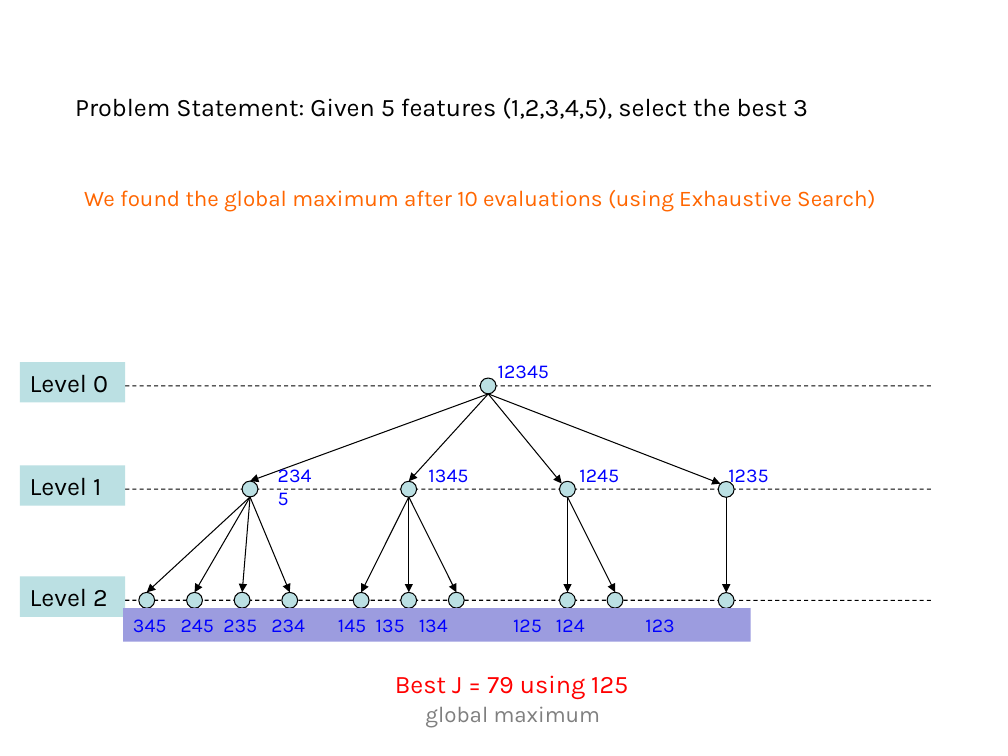
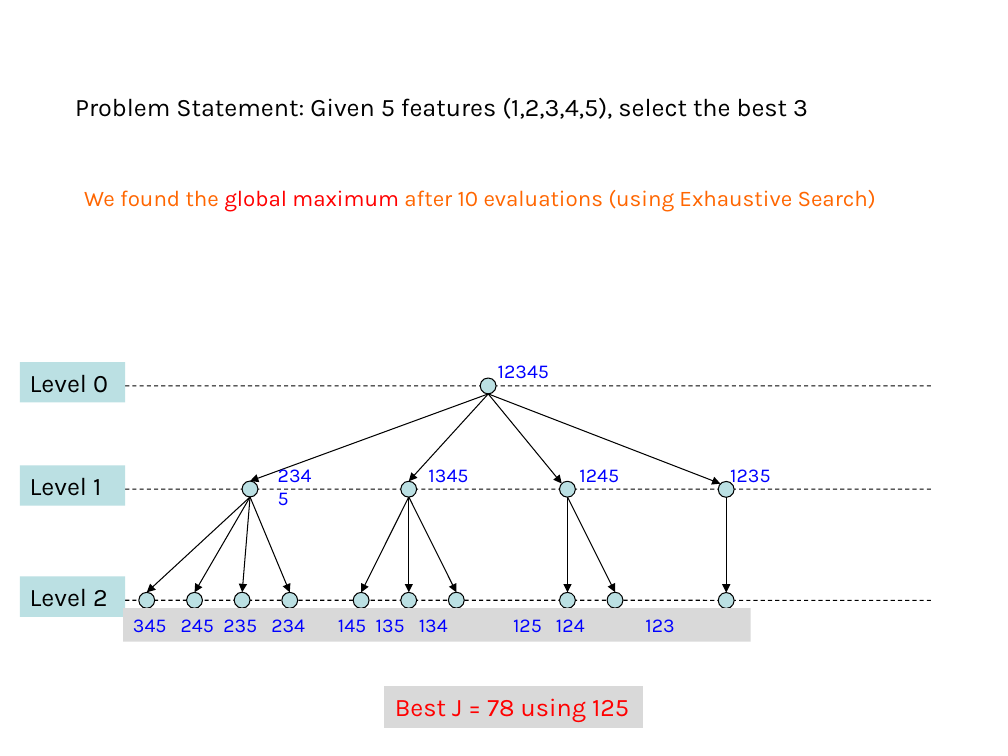
Before and after one commit to domingomery/patrones, a slide deck: slide 28 of clases/Cap03_Seleccion_de_Caracteristicas/presentations/PAT03_BranchAndBound.pptx (slide 23 before the commit). Drawn at 1008x756 pixels with LibreOffice and Linux fonts; fonts in the diff are those of the drawing. Boxes give left, top, right and bottom in pixels: in the first picture for what was removed or moved away, otherwise in the second. Text is boxed around its words. In the diff, an @@ line names an element or a change of style, - is before the commit and + after.

```diff
--- a/clases/Cap03_Seleccion_de_Caracteristicas/presentations/PAT03_BranchAndBound.pptx
+++ b/clases/Cap03_Seleccion_de_Caracteristicas/presentations/PAT03_BranchAndBound.pptx
@@ text "We found the global maximum ..." at [84, 190, 876, 212]: text colour #FF6600 to #FF0000 in "global maximum" @@
@@ rectangle "345 245 235 234 145 ..." at [123, 608, 751, 641]: fill #9C9CDF to #D9D9D9 @@
@@ rectangle "Best J = 78 using ...": place and size @@
-rectangle "Best J = 78 using ..." at [395, 675, 628, 700]
+rectangle "Best J = 78 using ..." at [385, 686, 643, 727]
@@ rectangle "Best J = 78 using ..." at [385, 686, 643, 727]: fill none to #D9D9D9; outline none to #D9D9D9 0.75 pt @@
@@ text in rectangle at [395, 698, 629, 722]: text changed @@
-Best J = 79 using 125
+Best J = 78 using 125
@@ text removed at [425, 707, 601, 728] @@
-global maximum
```
Also in this commit, not shown: 9 other slides changed, 5 slides added, 6 other files.
